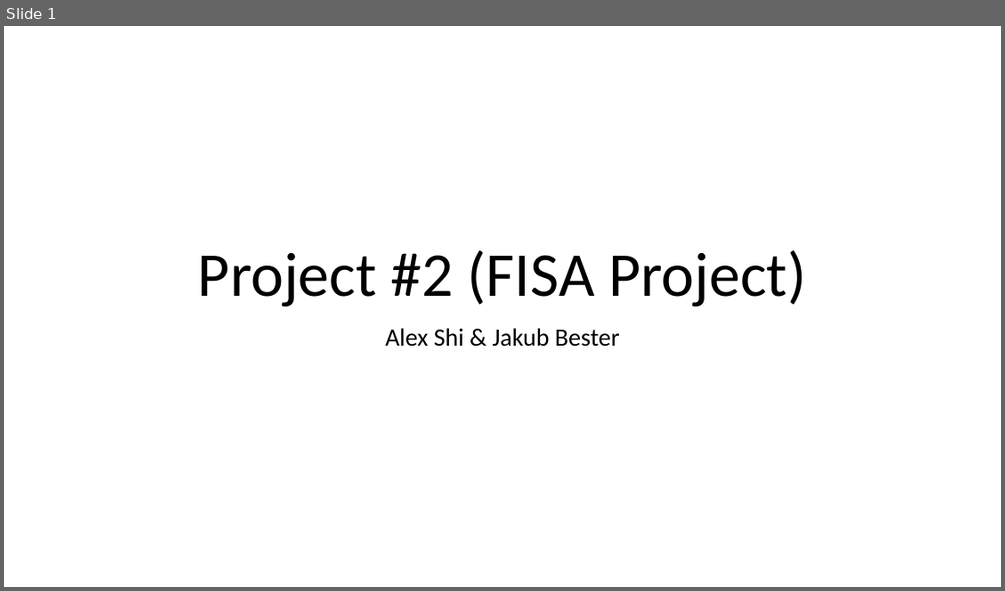
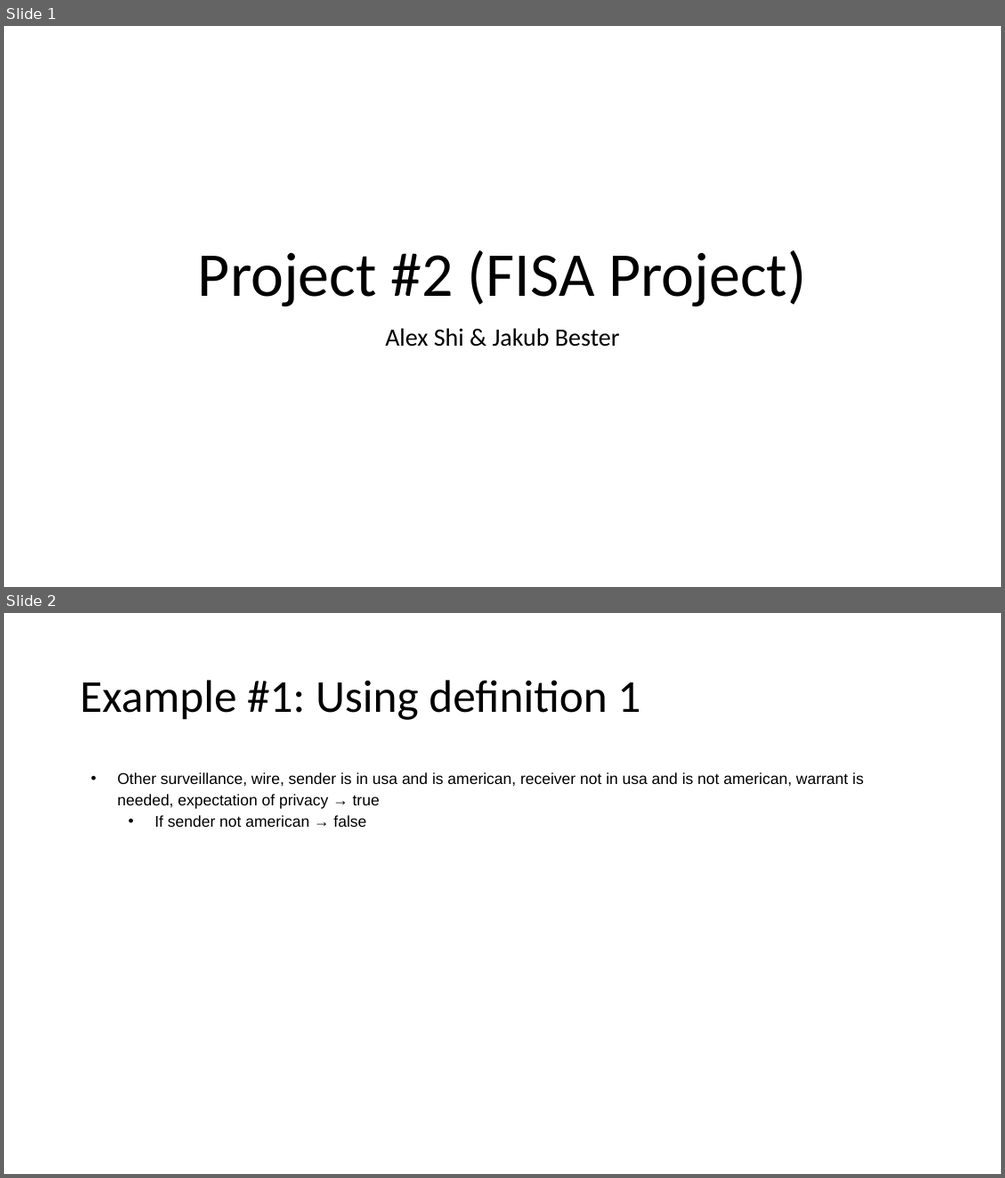
Before and after one commit to jakubbester/fisa-project, a slide deck: Project #2 (FISA Project).pptx. Shown one above the other, each under a label of ours: slide 1 before the commit, slides 1 and 2 after it. The pictures are 1005x591 and 1005x1178 pixels, drawn with LibreOffice and Linux fonts; fonts in the diff are those of the drawing. Boxes give left, top, right and bottom in pixels: in the first picture for what was removed or moved away, otherwise in the second. Text is boxed around its words. In the diff, an @@ line names an element or a change of style, - is before the commit and + after.

Commit message:
ppt examples)

```diff
--- a/Project #2 (FISA Project).pptx
+++ b/Project #2 (FISA Project).pptx
@@ slide 2 added at box(4, 613, 1001, 1174), background #FFFFFF @@
@@ title added at box(80, 680, 640, 720), 44 pt, text #000000 @@
+Example #1: Using definition 1
@@ text added at box(117, 772, 864, 827), 15 pt, text #000000 @@
+• Other surveillance, wire, sender is in usa and is american, receiver not in usa and is not american, warrant is needed, expectation of privacy → true
+  • If sender not american → false
```
Also in this commit, not shown: 1 other slide changed, 3 other slides added, 4 slides removed.
